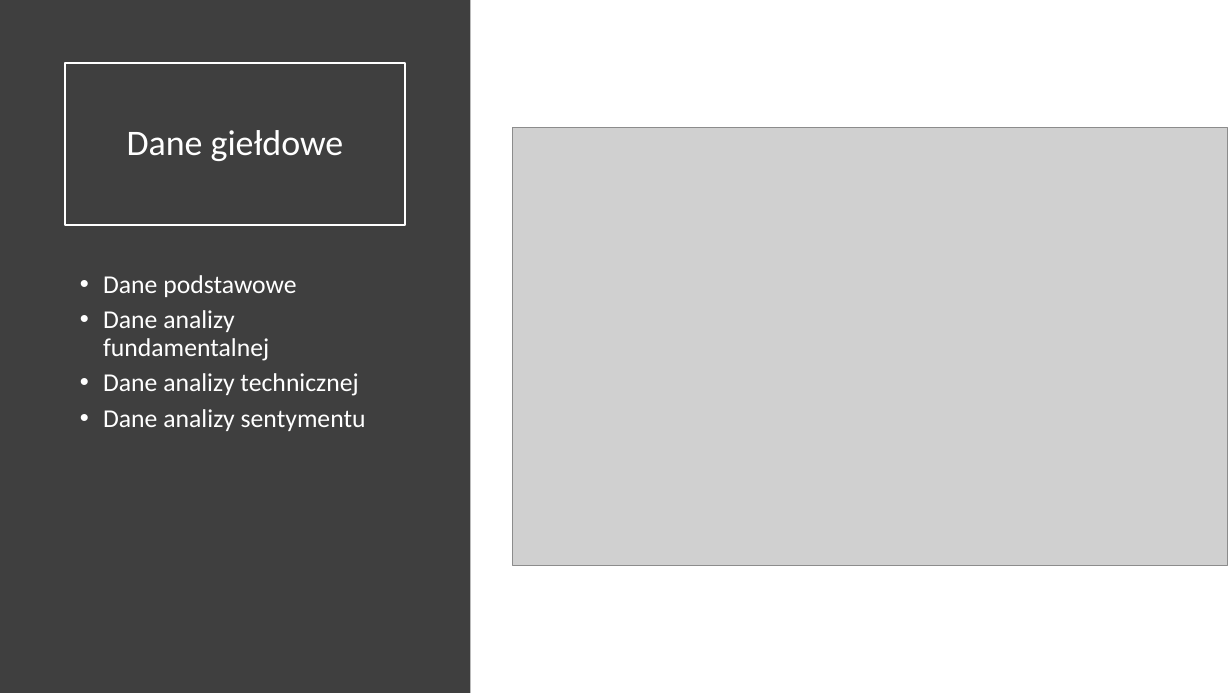
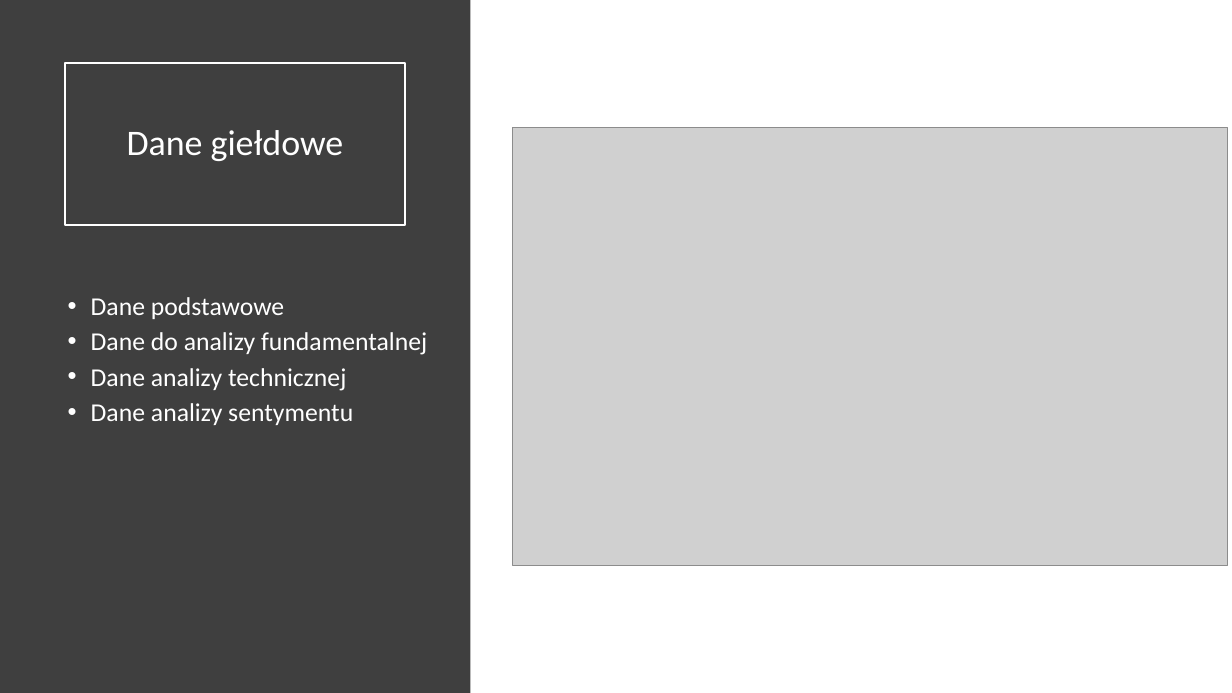
Before and after one commit to nikowis/ai-broker, a slide deck: slide 4 of docs/prezentacja-obrona.pptx. Drawn at 1232x693 pixels with LibreOffice and Linux fonts; fonts in the diff are those of the drawing; grey boxes stand for pictures. Boxes give left, top, right and bottom in pixels: in the first picture for what was removed or moved away, otherwise in the second. Text is boxed around its words. In the diff, an @@ line names an element or a change of style, - is before the commit and + after.

```diff
--- a/docs/prezentacja-obrona.pptx
+++ b/docs/prezentacja-obrona.pptx
@@ text "Dane podstawowe": place and size @@
-text "Dane podstawowe" at (103,275,366,431)
+text "Dane podstawowe" at (91,297,427,425)
@@ text at (91,332,427,355): text changed @@
-• Dane analizy fundamentalnej
+• Dane do analizy fundamentalnej
```
Also in this commit, not shown: 5 other slides changed, 2 slides added, 2 other files.
